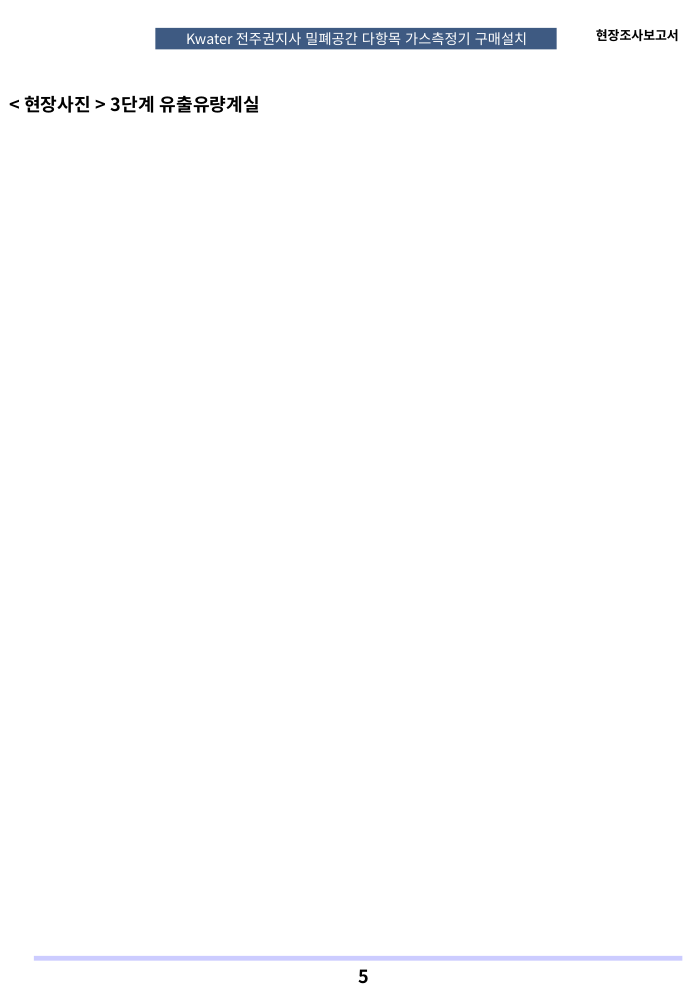
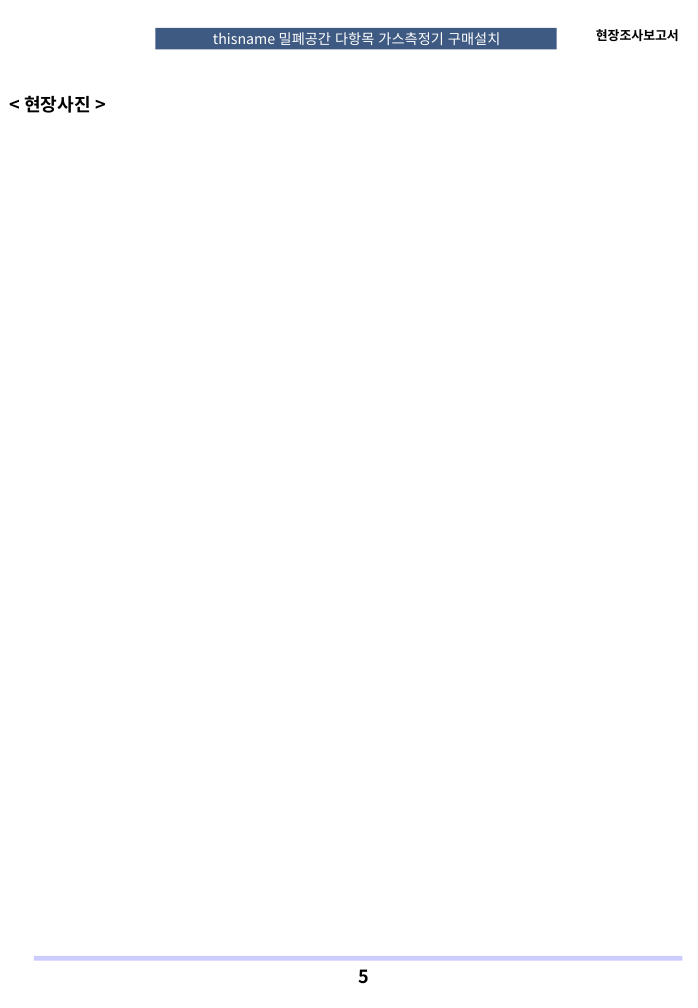
Before and after one commit to jeilkim/site-map, a slide deck: slide 5 of templates/report-template.pptx. Drawn at 698x1008 pixels with LibreOffice and Linux fonts; fonts in the diff are those of the drawing; background and template pictures are left out. Boxes give left, top, right and bottom in pixels: in the first picture for what was removed or moved away, otherwise in the second. Text is boxed around its words. In the diff, an @@ line names an element or a change of style, - is before the commit and + after.

```diff
--- a/templates/report-template.pptx
+++ b/templates/report-template.pptx
@@ text at [213, 32, 500, 45]: text changed @@
-Kwater 전주권지사 밀폐공간 다항목 가스측정기 구매설치
+thisname 밀폐공간 다항목 가스측정기 구매설치
@@ text at [24, 95, 91, 113]: text changed @@
-< 현장사진 > 3단계 유출유량계실
+< 현장사진 >
```
Also in this commit, not shown: 5 other slides changed, 2 other files.
